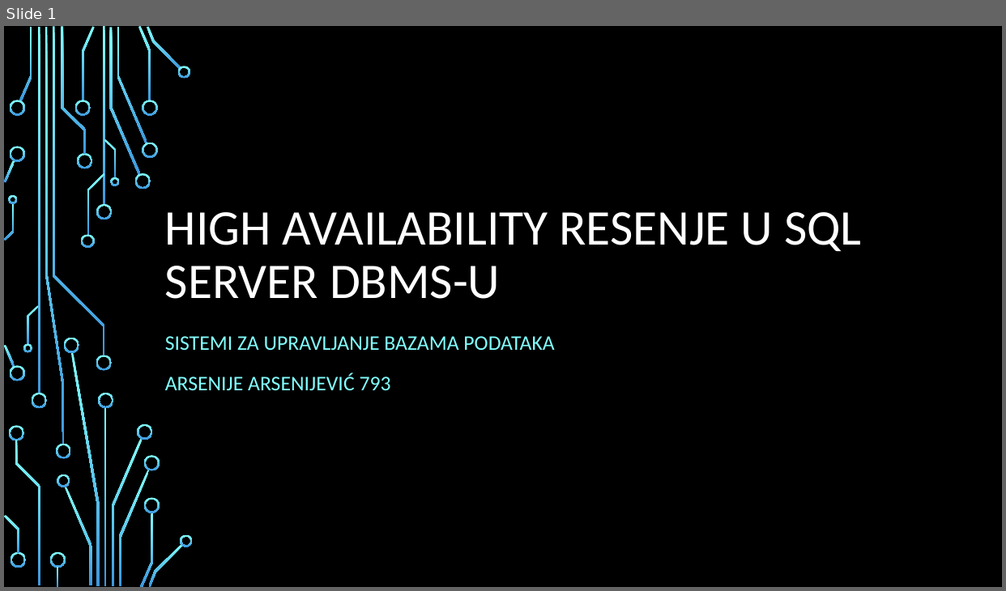
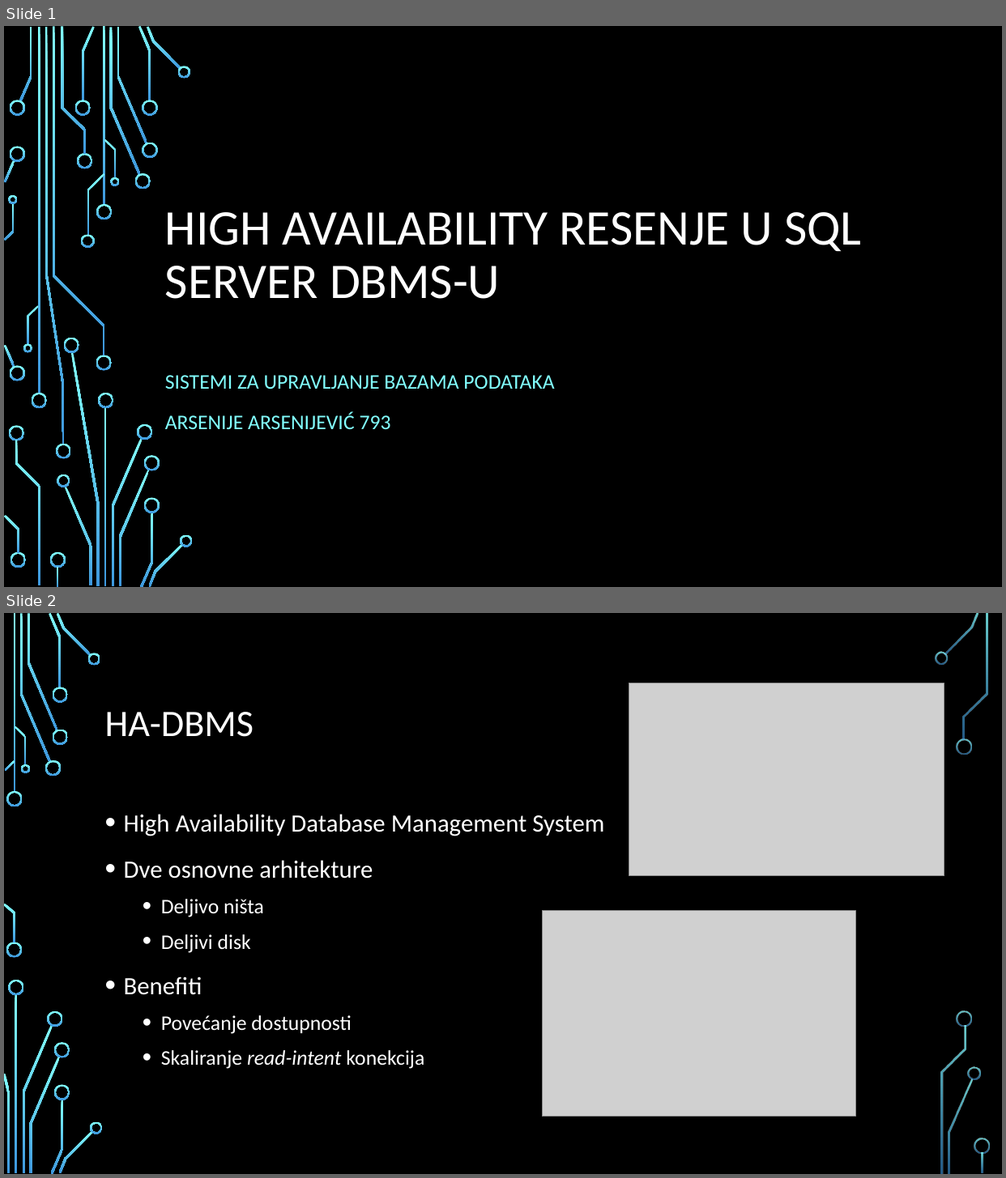
Before and after one commit to ArxyaArsa/master-dbms, a slide deck: Seminarski 3/3. High-Availability sistem u SQL Server DBMS-u.pptx. Shown one above the other, each under a label of ours: slide 1 before the commit, slides 1 and 2 after it. The pictures are 1006x591 and 1006x1178 pixels, drawn with LibreOffice and Linux fonts; fonts in the diff are those of the drawing; grey boxes stand for pictures; background and template pictures are left out. Boxes give left, top, right and bottom in pixels: in the first picture for what was removed or moved away, otherwise in the second. Text is boxed around its words. In the diff, an @@ line names an element or a change of style, - is before the commit and + after.

```diff
--- a/Seminarski 3/3. High-Availability sistem u SQL Server DBMS-u.pptx
+++ b/Seminarski 3/3. High-Availability sistem u SQL Server DBMS-u.pptx
@@ slide 2 added at box(4, 613, 1002, 1174), background picture (left out) @@
@@ picture added at box(629, 683, 944, 876) @@
@@ title added at box(105, 712, 253, 737), 36 pt, text #FFFFFF @@
+HA-DBMS
@@ text added at box(124, 814, 604, 1069), 20 pt, text #FFFFFF @@
+• High Availability Database Management System
+• Dve osnovne arhitekture
+  • Deljivo ništa
+  • Deljivi disk
+• Benefiti
+  • Povećanje dostupnosti
+  • Skaliranje read-intent konekcija
@@ arrow added from (275, 905) to (621, 844), #000000 0.75 pt @@
@@ picture added at box(543, 911, 856, 1117) @@
@@ arrow added from (268, 936) to (530, 1000), #000000 0.75 pt @@
@@ group added at box(4, 613, 990, 1174): 33 freeform shapes, 3 rectangles @@
@@ slide 1 changed as well @@
@@ subtitle "SISTEMI ZA UPRAVLJANJE BAZAMA PODATAKA": place and size @@
-subtitle "SISTEMI ZA UPRAVLJANJE BAZAMA PODATAKA" at box(165, 336, 554, 390)
+subtitle "SISTEMI ZA UPRAVLJANJE BAZAMA PODATAKA" at box(165, 375, 554, 429)
```
Also in this commit, not shown: 14 other slides added, 1 other file.
